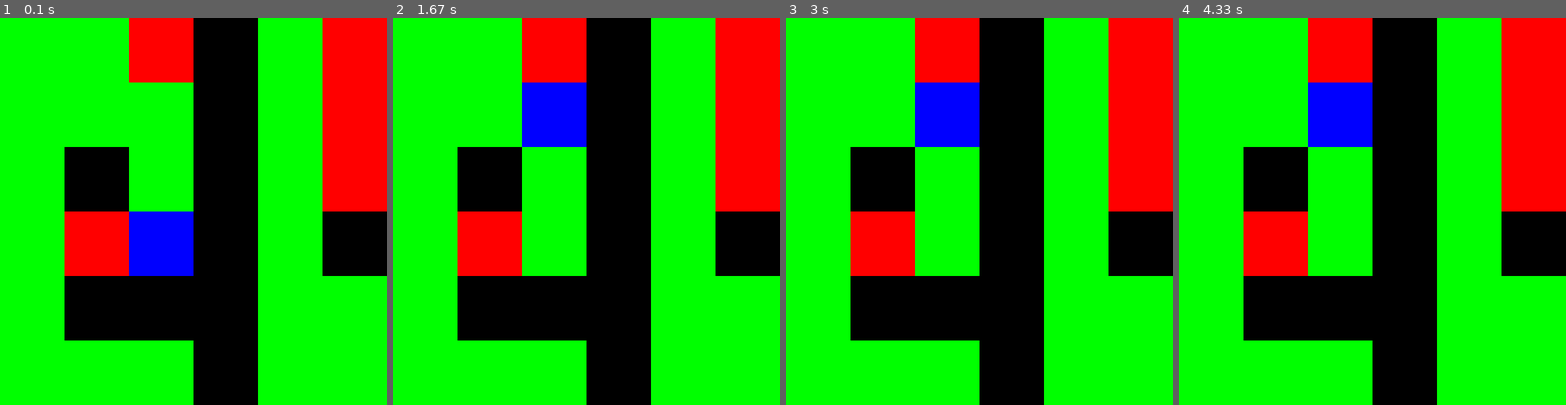
Above: before the commit, frames 1-4 (left to right).
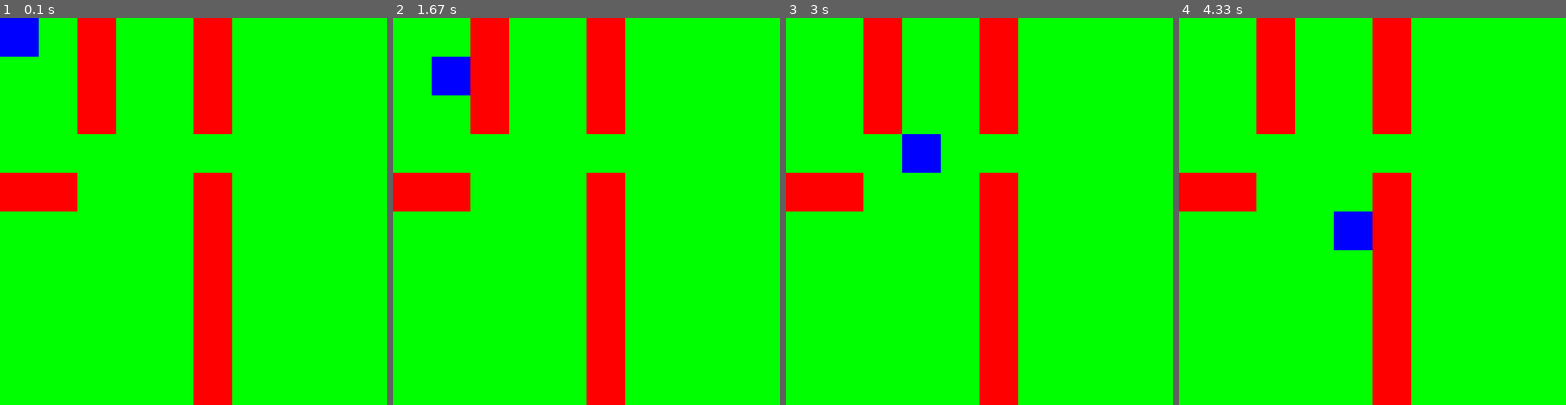
Above: after the commit, the same moments.

Repository: annagiszczak/empowerment
Game: pygame game, started from empower.py
Two runs of this game, one before a commit and one after it. Both use one fixed random seed, a clock stepped at 60 frames per second and the inputs below.
Inputs:
- Up to frame 1 (0.1 s): no input
- Up to frame 2 (1.67 s): no input
- Up to frame 3 (3 s): no input
- Up to frame 4 (4.33 s): no input

The runs differ from the first frame. In frame 1, 50% of the frame differs, in the area x 0-100%, y 0-100%; in frame 2, 50%; in frame 3, 49%; in frame 4, 50%.

Commit message:
dodanie jakis tam rzeczy pomocnych

Diff:
--- a/empower.py
+++ b/empower.py
@@ -9,10 +9,10 @@
 pygame.init()
 width = 600
 height = 600
-n = 6
-m = 6
-N = 10 #ilosc sekwencji
-L = 5 #dlugosc
+n = 10
+m = 10
+N = 100 #ilosc sekwencji
+L = 10 #dlugosc
 M = 4 #ilosc ruchow
 screen = pygame.display.set_mode((width, height))
 pygame.display.set_caption("Empowerment")
@@ -24,6 +24,8 @@
     PATH = 0
     WALL = 1
     HOLE = -1
+    BOX = 2
+
 
 class Actions(Enum):
     UP = 0
@@ -49,12 +51,14 @@
     def do(self, action, mapa):
         if(action == Actions.UP.value and self.y > 0 and self.y < n and mapa[self.y-1][self.x] != Tiles.WALL.value and mapa[self.y-1][self.x] != Tiles.HOLE.value):
             self.y -= 1
-        elif(action == Actions.DOWN.value and self.y >= 0 and self.y < n-1):
+        elif(action == Actions.DOWN.value and self.y >= 0 and self.y < n-1 and mapa[self.y+1][self.x] != Tiles.WALL.value and mapa[self.y+1][self.x] != Tiles.HOLE.value):
             self.y += 1
-        elif(action == Actions.LEFT.value and self.x > 0 and self.x < m):
+        elif(action == Actions.LEFT.value and self.x > 0 and self.x < m and mapa[self.y][self.x-1] != Tiles.WALL.value and mapa[self.y][self.x-1] != Tiles.HOLE.value):
             self.x -= 1
-        elif(action == Actions.RIGHT.value and self.x >= 0 and self.x < m-1):
+        elif(action == Actions.RIGHT.value and self.x >= 0 and self.x < m-1 and mapa[self.y][self.x+1] != Tiles.WALL.value and mapa[self.y][self.x+1] != Tiles.HOLE.value):
             self.x += 1
+
+        # if(mapa[self.y])
         # elif(action == Actions.DO_UP.value):
         #     self.y -= 2
         # elif(action == Actions.DO_DOWN.value):
@@ -78,15 +82,15 @@
         emps = []
         for initAction in range(M):
             seqs =[]
-            sequence = []
             xys = []
             for i in range(N):
+                sequence = []
                 for j in range(L):
                     sequence.append(np.random.randint(0,3)) #losowanie ruchow po DANYM ruchu (w prawo)
                 seqs.append(sequence)
             for i in range(N):
-                xys.append(self.quasiMove(initAction, seqs[i], mapa))
-            emps.append(len(np.unique(xys)))
+                    xys.append(self.quasiMove(initAction, seqs[i], mapa))
+            emps.append(len(np.unique(xys, axis=0)))
         return emps
 
     def empowered(self, mapa):
@@ -97,12 +101,16 @@
 
 class Our_map:
     def __init__(self):
-        self.coords = np.array([[0,0,1,-1,0,1],
-                                [0,0,0,-1,0,1],
-                                [0,-1,0,-1,0,1],
-                                [0,1,0,-1,0,-1],
-                                [0,-1,-1,-1,0,0],
-                                [0,0,0,-1,0,0]])
+        self.coords = np.array([[0,0,1,0,0,1,0,0,0,0],
+                                [0,0,1,0,0,1,0,0,0,0],
+                                [0,0,1,0,0,1,0,0,0,0],
+                                [0,0,0,0,0,0,0,0,0,0],
+                                [1,1,0,0,0,1,0,0,0,0],
+                                [0,0,0,0,0,1,0,0,0,0],
+                                [0,0,0,0,0,1,0,0,0,0],
+                                [0,0,0,0,0,1,0,0,0,0],
+                                [0,0,0,0,0,1,0,0,0,0],
+                                [0,0,0,0,0,1,0,0,0,0]])
         self.path_surface = pygame.Surface((width/n,height/m))
         self.wall_surface = pygame.Surface((width/n,height/m))
         self.hole_surface = pygame.Surface((width/n,height/m))
@@ -124,7 +132,7 @@
 
 
 our_map = Our_map()
-agent = Agent(2,3)
+agent = Agent(0,0)
 while True:
     for event in pygame.event.get():
         if event.type == pygame.QUIT:
